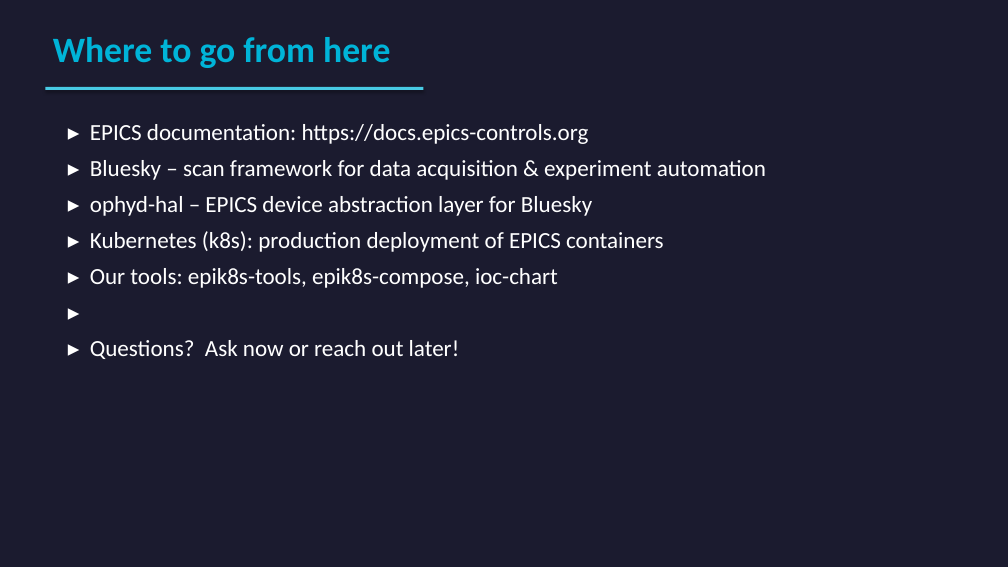
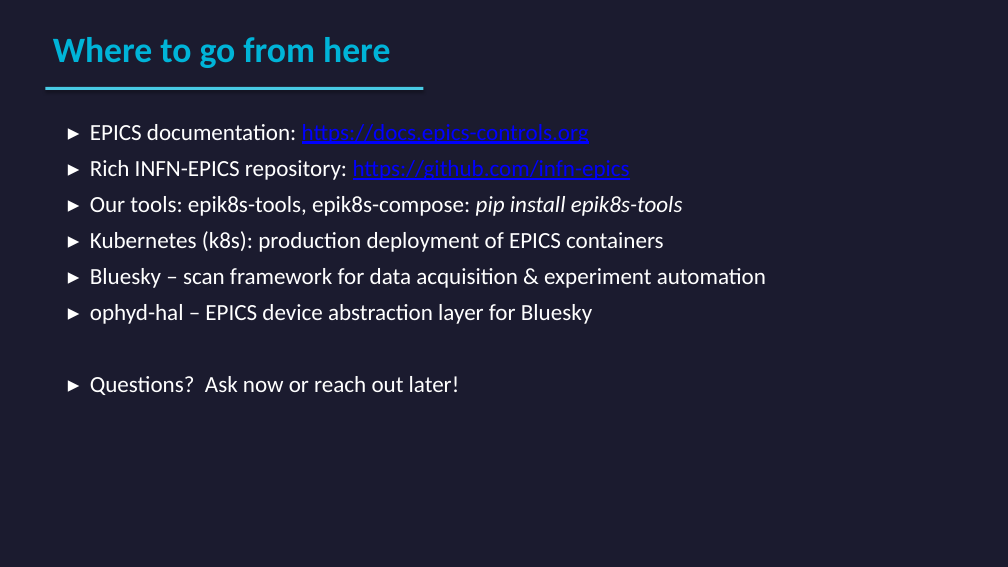
Before and after one commit to infn-epics/epik8s-training-lab, a slide deck: slide 42 of docs/EPICS_Training.pptx. Drawn at 1008x567 pixels with LibreOffice and Linux fonts; fonts in the diff are those of the drawing. Boxes give left, top, right and bottom in pixels: in the first picture for what was removed or moved away, otherwise in the second. Text is boxed around its words. In the diff, an @@ line names an element or a change of style, - is before the commit and + after.

```diff
--- a/docs/EPICS_Training.pptx
+++ b/docs/EPICS_Training.pptx
@@ text at (90, 124, 589, 144): text colour #FFFFFF to #0000FF, underline on in "https://docs.epics-controls.org" @@
@@ text at (90, 160, 683, 252): paragraphs added @@
+▸ Rich INFN-EPICS repository: https://github.com/infn-epics
+▸ Our tools: epik8s-tools, epik8s-compose: pip install epik8s-tools
+▸ Kubernetes (k8s): production deployment of EPICS containers
@@ text at (90, 231, 664, 288): paragraphs removed @@
-▸ Kubernetes (k8s): production deployment of EPICS containers
-▸ Our tools: epik8s-tools, epik8s-compose, ioc-chart
-▸
```
Also in this commit, not shown: 3 other slides changed.
